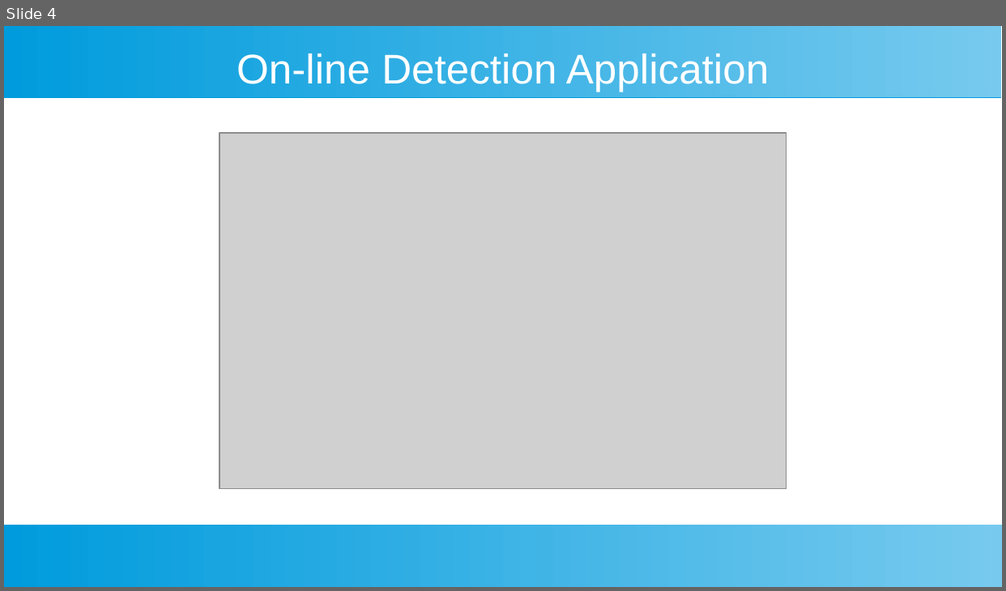
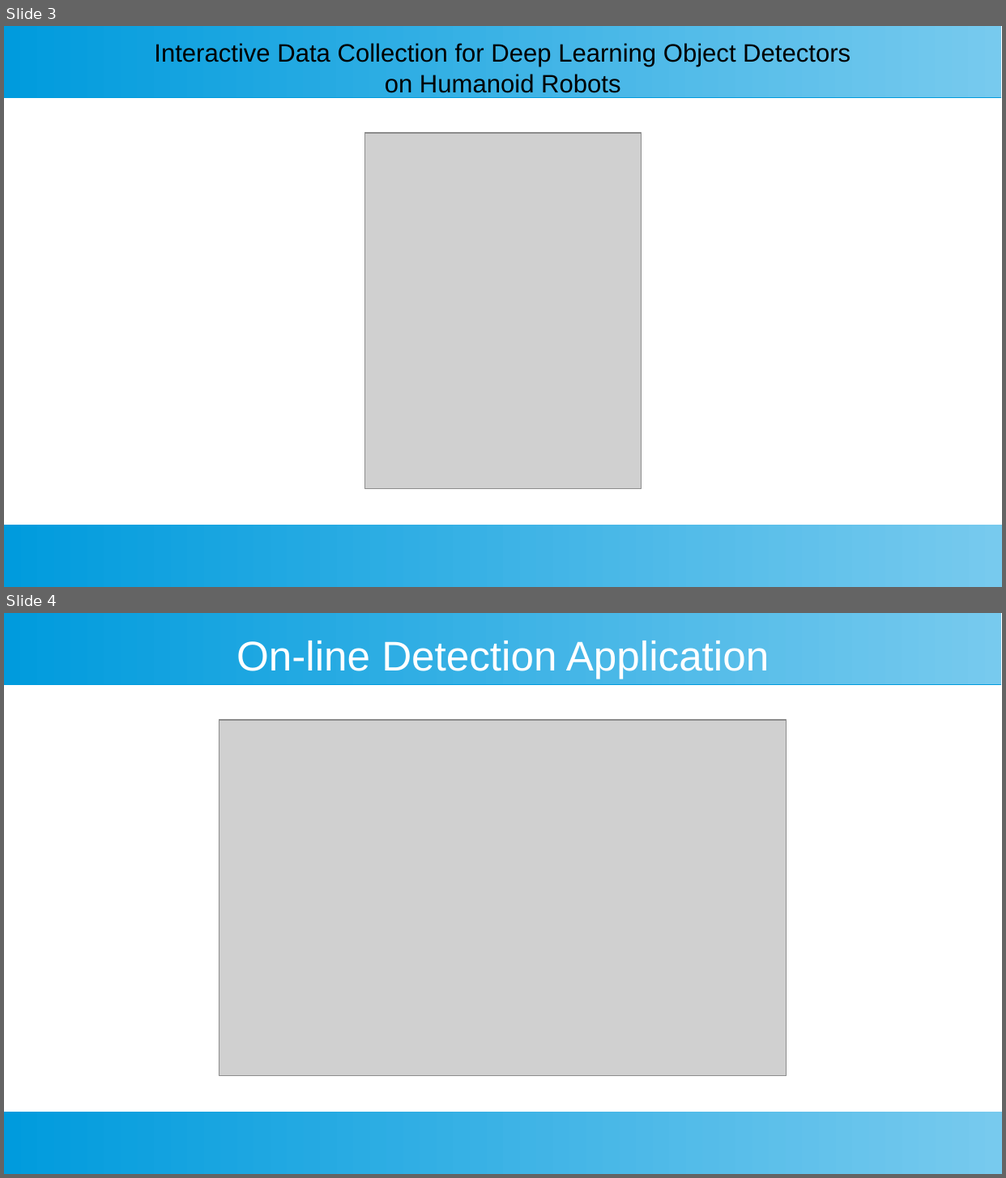
Before and after one commit to NicolasOrsag/Visual-system-for-interaction-human-with-robot, a slide deck: Documentation/Presentation.pptx. Shown one above the other, each under a label of ours: slide 4 before the commit, slides 3 and 4 after it. The pictures are 1006x591 and 1006x1178 pixels, drawn with LibreOffice and Linux fonts; fonts in the diff are those of the drawing; grey boxes stand for pictures. Boxes give left, top, right and bottom in pixels: in the first picture for what was removed or moved away, otherwise in the second. Text is boxed around its words. In the diff, an @@ line names an element or a change of style, - is before the commit and + after.

Commit message:
update presentation

```diff
--- a/Documentation/Presentation.pptx
+++ b/Documentation/Presentation.pptx
@@ slide 3 added at bbox=[4, 26, 1002, 587], background #FFFFFF; not listed: 2 template elements that a slide beside it also shows @@
@@ title added at bbox=[154, 43, 850, 93], 20 pt, text #000000 @@
+Interactive Data Collection for Deep Learning Object Detectors
+on Humanoid Robots
@@ picture added at bbox=[365, 133, 641, 489] @@
```
Also in this commit, not shown: 1 other slide added, 2 slides removed, 2 other files.
